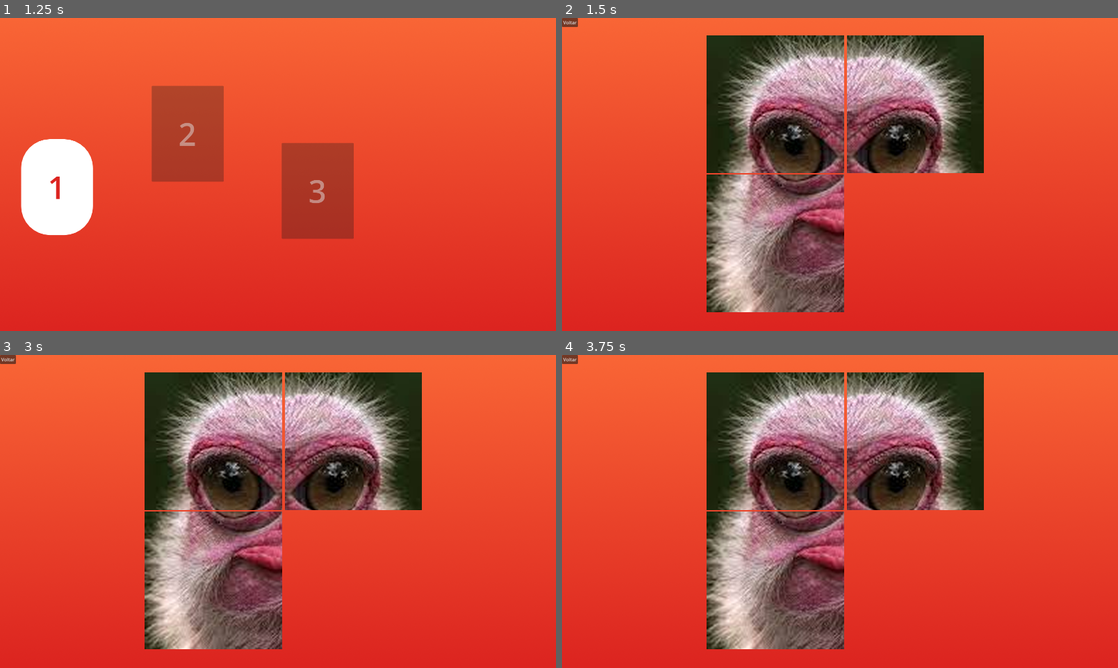
Above: before the commit, frames 1-4 (two rows, left to right).
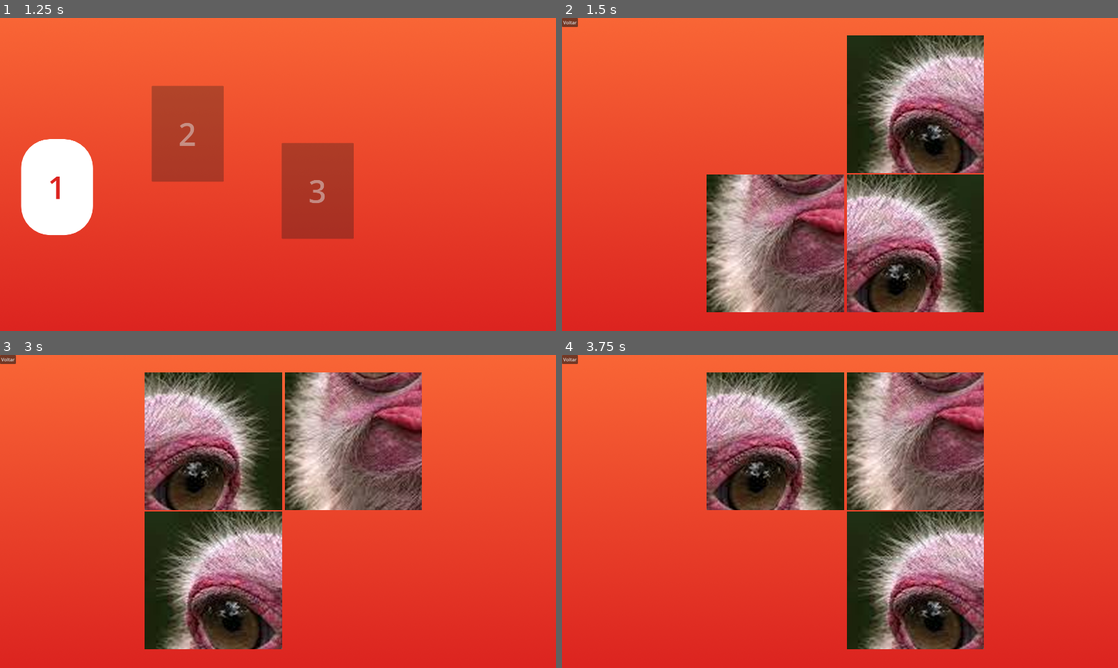
Above: after the commit, the same moments.

Repository: libumdsgn/quebra-cabecas
Game: Godot game, scene res://scenes/Main.tscn
Same seed, same stepped clock (60 frames per second), same inputs: the game is played once before the commit and once after it.
Inputs (mouse positions are in pixels of both pictures, inside the frame that each line leads up to; where the layout moved, square brackets give the same spot in the first picture):
- Up to frame 1 (1.25 s): click (289, 271) at 0.5 s
- Up to frame 2 (1.5 s): click "1" at 1.25 s
- Up to frame 3 (3 s): click "Voltar" at 2 s; click "1" at 2.75 s
- Up to frame 4 (3.75 s): click (773, 580) [773, 442] at 3.5 s

Frame 1 is identical in both runs. In frame 2, 31% of the frame differs, in the area x 26-76%, y 5-94%; in frame 3, 29%; in frame 4, 41%.

Commit message:
Carregando imagens nos botoes via script e embaralhando

Diff:
--- a/boards/cells_2x2.tscn
+++ b/boards/cells_2x2.tscn
@@ -1,9 +1,6 @@
-[gd_scene load_steps=5 format=3 uid="uid://draopuydvh2by"]
+[gd_scene load_steps=2 format=3 uid="uid://draopuydvh2by"]
 
 [ext_resource type="PackedScene" uid="uid://gldfshi43egn" path="res://scenes/componentes/Cell.tscn" id="1_f2jac"]
-[ext_resource type="Texture2D" uid="uid://bjwx0h1sdsqpj" path="res://assets/images/level_1/puzzle_image_01.png" id="2_0qvmo"]
-[ext_resource type="Texture2D" uid="uid://cajojm6p37vdn" path="res://assets/images/level_1/puzzle_image_02.png" id="3_usjqs"]
-[ext_resource type="Texture2D" uid="uid://cb2jeninl2i8l" path="res://assets/images/level_1/puzzle_image_03.png" id="4_qxl1p"]
 
 [node name="Cells2x2" type="Control"]
 layout_mode = 3
@@ -22,7 +19,6 @@
 offset_top = 60.0
 offset_right = 974.0
 offset_bottom = 534.0
-texture_normal = ExtResource("2_0qvmo")
 id = 1
 
 [node name="Cell2" parent="." instance=ExtResource("1_f2jac")]
@@ -31,7 +27,6 @@
 offset_top = 60.0
 offset_right = 1457.0
 offset_bottom = 534.0
-texture_normal = ExtResource("3_usjqs")
 id = 2
 
 [node name="Cell3" parent="." instance=ExtResource("1_f2jac")]
@@ -40,7 +35,6 @@
 offset_top = 541.0
 offset_right = 974.0
 offset_bottom = 1015.0
-texture_normal = ExtResource("4_qxl1p")
 id = 3
 
 [node name="Cell4" parent="." instance=ExtResource("1_f2jac")]
--- a/scripts/Board.gd
+++ b/scripts/Board.gd
@@ -19,7 +19,8 @@
 
 	var cena_tabuleiro = _define_tabuleiro()
 	mapear_celulas(cena_tabuleiro)
-	_carregar_estado_salvo()
+	_shuffle()
+	#_carregar_estado_salvo()
 
 func _define_tabuleiro():
 	# define qual tabuleiro instanciar com base no nivel atual
@@ -88,14 +89,27 @@
 			c.posicao = grid_pos
 			c.rect_position = Vector2(unique_xs[col], unique_ys[row])
 
+
 		# registra referência
 		cells.append(c)
 
 		# marca célula vazia
 		if "is_empty" in c and c.is_empty:
 			empty_cell = c
-
-		# conecta o sinal 'clicked' que o Cell emite (veja Cell.gd)
+		# Adiciona textura da pasta correspondente aqui
+		var img_index = cells.size()
+		var level_path = "res://assets/images/level_%d/%d.png" % [GameState.current_level, img_index]
+
+		if FileAccess.file_exists(level_path) and c.is_empty == false:
+			var tex = load(level_path)
+			if "texture_normal" in c:
+				c.texture_normal = tex
+				print("Atribuindo imagem a celula: ", c)
+				print("/Imagem: ", level_path)
+				print("Posição dessa celula: ", c.posicao)
+		else:
+			push_warning("Imagem não encontrada para célula %s: %s" % [c.name, level_path])
+
 		# conecta o sinal 'clicked' que o Cell emite (veja Cell.gd)
 		if c.has_signal("clicked"):
 			# o signal 'clicked' do Cell emite a própria célula, então basta conectar o Callable
@@ -220,3 +234,43 @@
 
 func _carregar_estado_salvo() -> void:
 	pass
+
+func _shuffle(movimentos: int = 100) -> void:
+	if empty_cell == null or cells.size() == 0:
+		push_warning("Não é possível embaralhar: célula vazia ou células não definidas.")
+		return
+
+	var last_cell = null  # para evitar mover a mesma célula de volta imediatamente
+
+	for i in range(movimentos):
+		# coleta células vizinhas ao espaço vazio
+		var neighbors = []
+		for c in cells:
+			if _is_neighbor(c, empty_cell):
+				# evita voltar o movimento anterior imediatamente
+				if last_cell and c == last_cell:
+					continue
+				neighbors.append(c)
+
+		if neighbors.size() == 0:
+			continue
+
+		# escolhe uma célula aleatória para mover
+		var escolha = neighbors[randi() % neighbors.size()]
+		_swap_with_empty(escolha)
+		last_cell = empty_cell  # a célula que acabou de ser vazia agora será a "proibida" no próximo loop
+
+	# após shuffle, garantir que não esteja resolvido
+	if _is_solved():
+		# se ainda estiver resolvido, inverte duas células aleatórias que não sejam a vazia
+		var non_empty = []
+		for c in cells:
+			if not c.is_empty:
+				non_empty.append(c)
+		if non_empty.size() >= 2:
+			var a = non_empty[randi() % non_empty.size()]
+			var b = non_empty[randi() % non_empty.size()]
+			while b == a:
+				b = non_empty[randi() % non_empty.size()]
+			_swap_with_empty(a)
+			_swap_with_empty(b)
--- a/scripts/Niveis.gd
+++ b/scripts/Niveis.gd
@@ -28,6 +28,5 @@
 			push_warning("Não conectado: ", child)
 
 func _on_botao_nivel_clicado(botao):
-	print("Botão clicado:", botao.text)
 	GameState.current_level = botao.text
 	main_ref.trocar_para("res://scenes/componentes/Board.tscn")
Renamed: assets/images/level_1/puzzle_image_01.png -> assets/images/level_1/1.png
Not shown, changed: assets/images/level_1/1.png.import
Renamed: assets/images/level_1/puzzle_image_02.png -> assets/images/level_1/2.png
Not shown, changed: assets/images/level_1/2.png.import
Renamed: assets/images/level_1/puzzle_image_03.png -> assets/images/level_1/3.png
Not shown, changed: assets/images/level_1/3.png.import
Renamed: assets/images/level_1/puzzle_image_04.png -> assets/images/level_1/4.png
Not shown, changed: assets/images/level_1/4.png.import
Renamed: assets/images/level_2/puzzle_image_01.png -> assets/images/level_2/1.png
Not shown, changed: assets/images/level_2/1.png.import
Renamed: assets/images/level_2/puzzle_image_02.png -> assets/images/level_2/2.png
Not shown, changed: assets/images/level_2/2.png.import
(and 6 more such lines)
